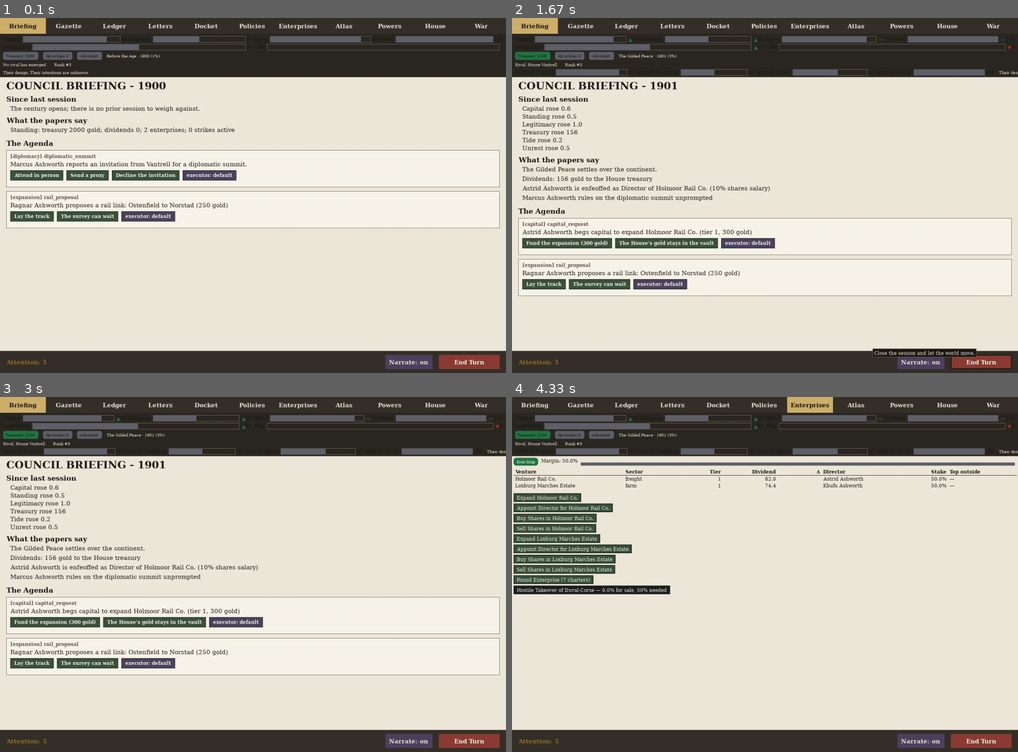
Above: before the commit, frames 1-4 (two rows, left to right).
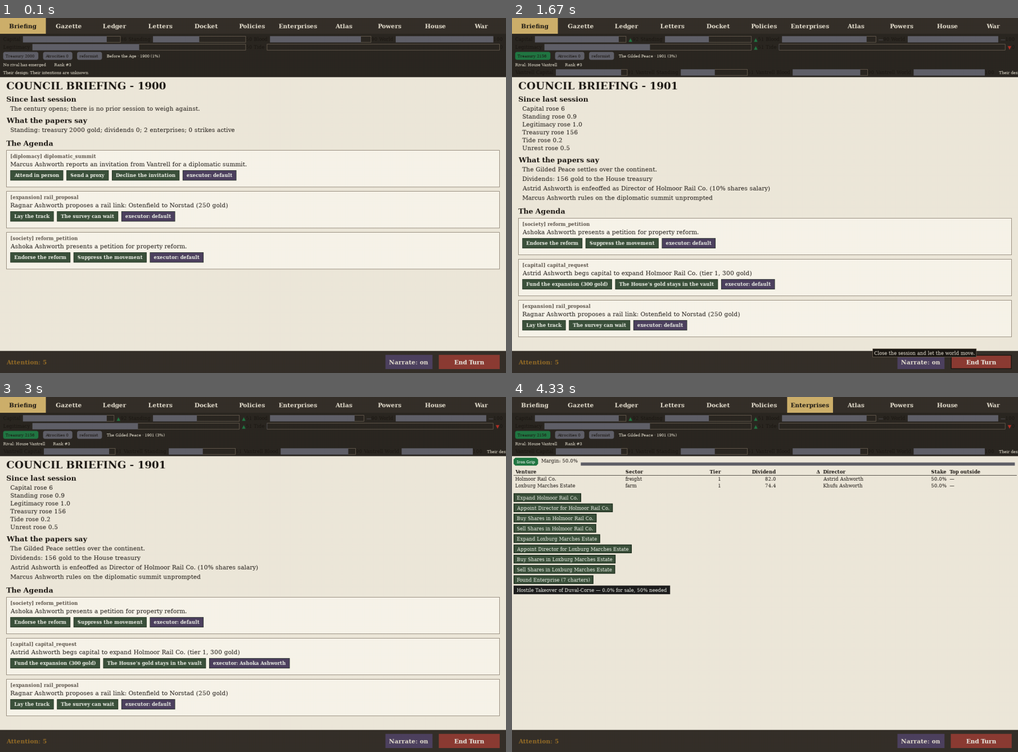
Above: after the commit, the same moments.

Repository: civersen222/Guilded-Age
Game: pygame game, started from gilded/__main__.py
Same seed, same stepped clock (60 frames per second), same inputs: the game is played once before the commit and once after it.
Inputs (mouse positions are in pixels of both pictures, inside the frame that each line leads up to):
- Up to frame 1 (0.1 s): no input
- Up to frame 2 (1.67 s): click "Enterprises" at 0.38 s; click (765, 216) at 0.72 s; click "Enterprises" at 1.05 s; click "End Turn" at 1.38 s
- Up to frame 3 (3 s): click (263, 453) at 1.72 s; click (227, 666) at 2.05 s; click (237, 514) at 2.38 s
- Up to frame 4 (4.33 s): click "Enterprises" at 3.22 s; click (921, 567) at 3.55 s

The runs differ from the first frame. In frame 1, 1.9% of the frame differs, in the area x 1-99%, y 60-71%; in frame 2, 4.4%; in frame 3, 4.5%, in the area x 1-99%, y 5-90%; in frame 4, 0.1%.

Commit message:
Step 0: inherit the previous run's uncommitted docket repair

Diff:
--- a/gilded/docket.py
+++ b/gilded/docket.py
@@ -263,8 +263,7 @@
 
 def _gen_betrothal_offer(game, house_name, realm, rng) -> Optional[Petition]:
     """Another House proposes a match, naming the two people who would wed."""
-    sub = random.Random(_gen_seed(game, "betrothal_offer", house_name))
-    if sub.random() >= BETROTHAL_CHANCE:
+    if rng.random() >= BETROTHAL_CHANCE:
         return None
     house = game.houses[house_name]
     suitors = [n for n in game.houses
@@ -273,7 +272,7 @@
                and house.relations.get(n, 0) > -50]
     if not suitors:
         return None
-    other = sub.choice(sorted(suitors))
+    other = rng.choice(sorted(suitors))
 
     # Name the proposed pair for the petition text using a sub-stream
     other_realm = game.realms.get(other)
@@ -333,7 +332,8 @@
     heirs = [c for c in realm.dynasty.all_characters.values()
              if c.is_alive and c.age >= 16 and c.id != realm.ruler.id
              and c.id not in seated]
-    if not heirs or rng.random() >= HEIR_DEMAND_CHANCE:
+    sub = random.Random(_gen_seed(game, "heir_demand", house_name))
+    if not heirs or sub.random() >= HEIR_DEMAND_CHANCE:
         return None
     heir = max(heirs, key=lambda c: c.age)
 
@@ -868,7 +868,7 @@
 def _gen_reform_petition(game, house_name, realm, rng) -> Optional[Petition]:
     """A reform movement seeks changes to the social order."""
     sub = random.Random(_gen_seed(game, "reform_petition", house_name))
-    if sub.random() < 0.95:
+    if sub.random() < 0.55:
         return None
     chancellor = realm.court.positions.get(CourtPosition.MASTER_OF_PRESS)
     if chancellor is None or not chancellor.is_alive:
